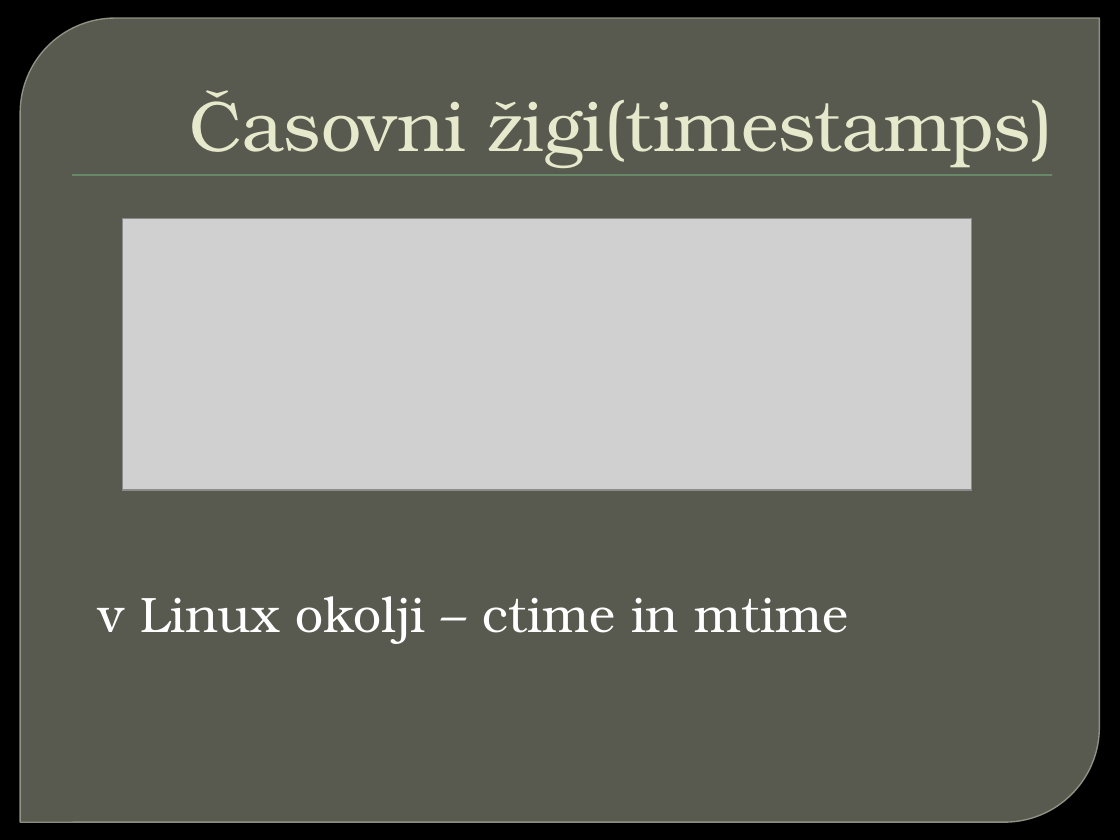
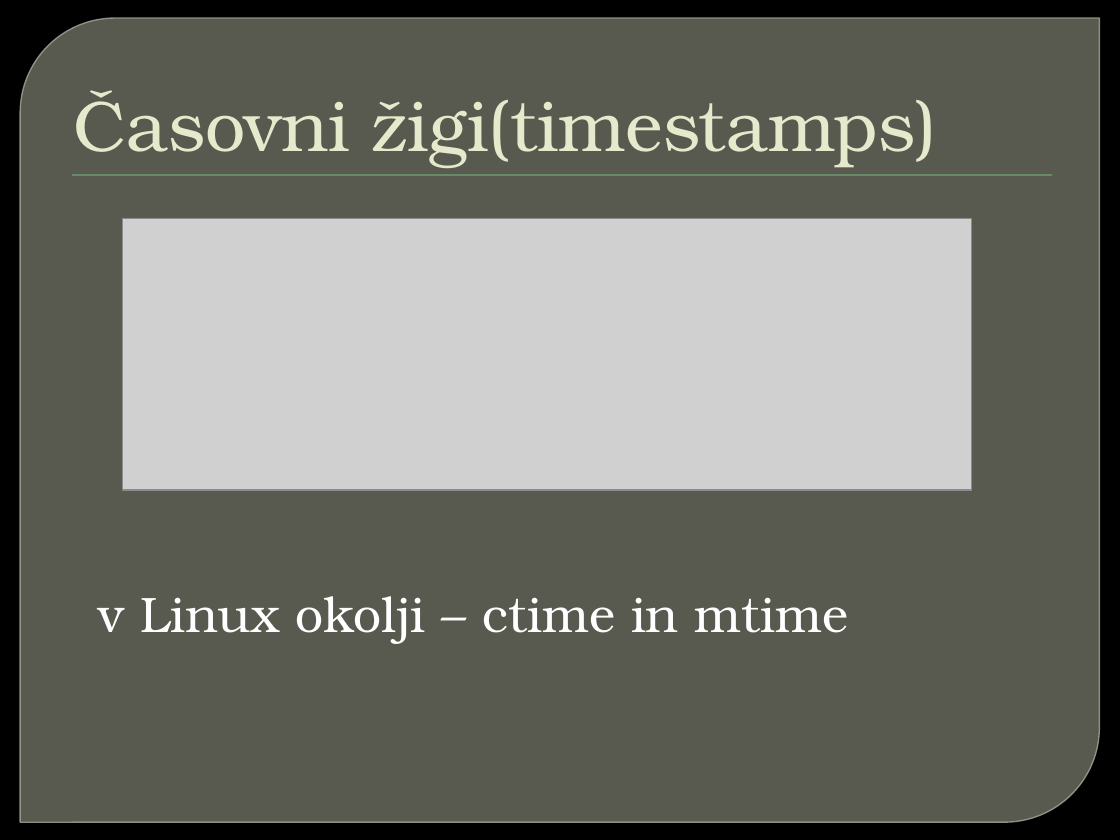
Before and after one commit to primus11/Digital-forensics, a slide deck: slide 8 of Forenzicna_analiza_OS_Linux.pptx (slide 13 before the commit). Drawn at 1120x840 pixels with LibreOffice and Linux fonts; fonts in the diff are those of the drawing; grey boxes stand for pictures; background and template pictures are left out. Boxes give left, top, right and bottom in pixels: in the first picture for what was removed or moved away, otherwise in the second. Text is boxed around its words. In the diff, an @@ line names an element or a change of style, - is before the commit and + after.

```diff
--- a/Forenzicna_analiza_OS_Linux.pptx
+++ b/Forenzicna_analiza_OS_Linux.pptx
@@ title "Časovni žigi(timestamps)" at (x1=74, y1=90, x2=937, y2=168): alignment right to left @@
```
Also in this commit, not shown: 15 other slides changed, 6 slides added, 1 other file.
